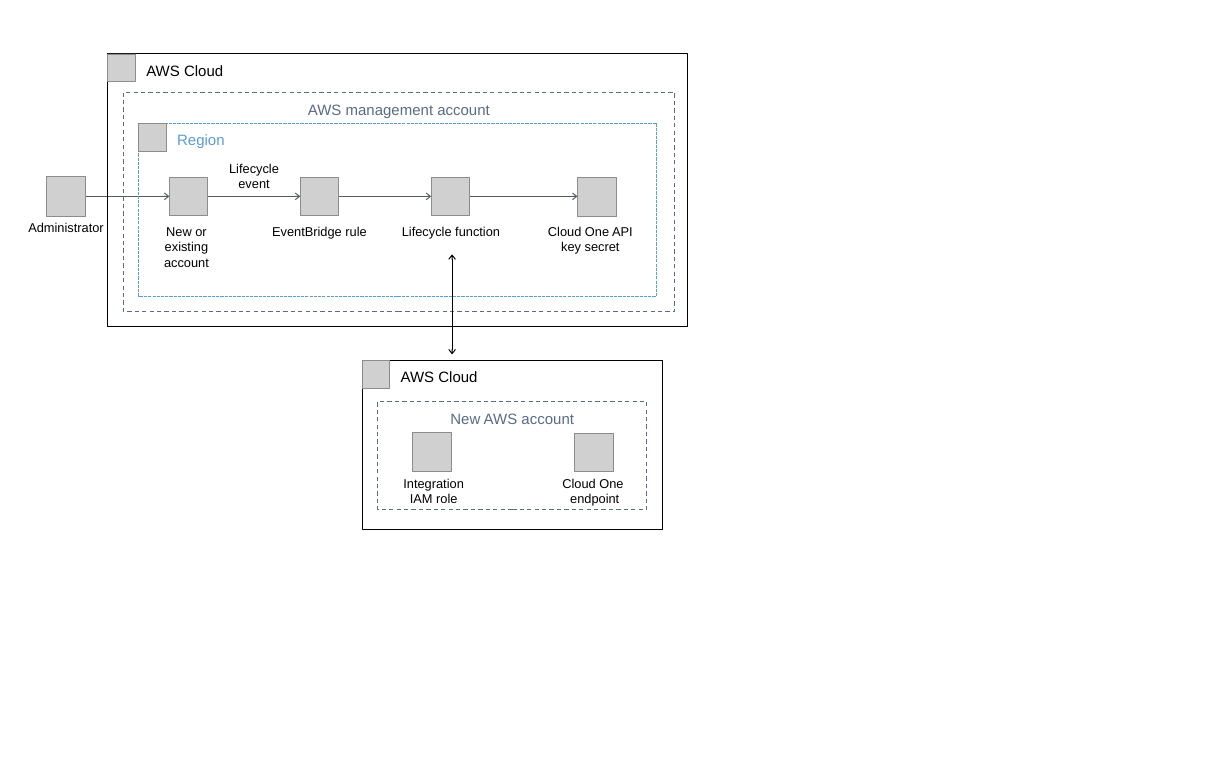
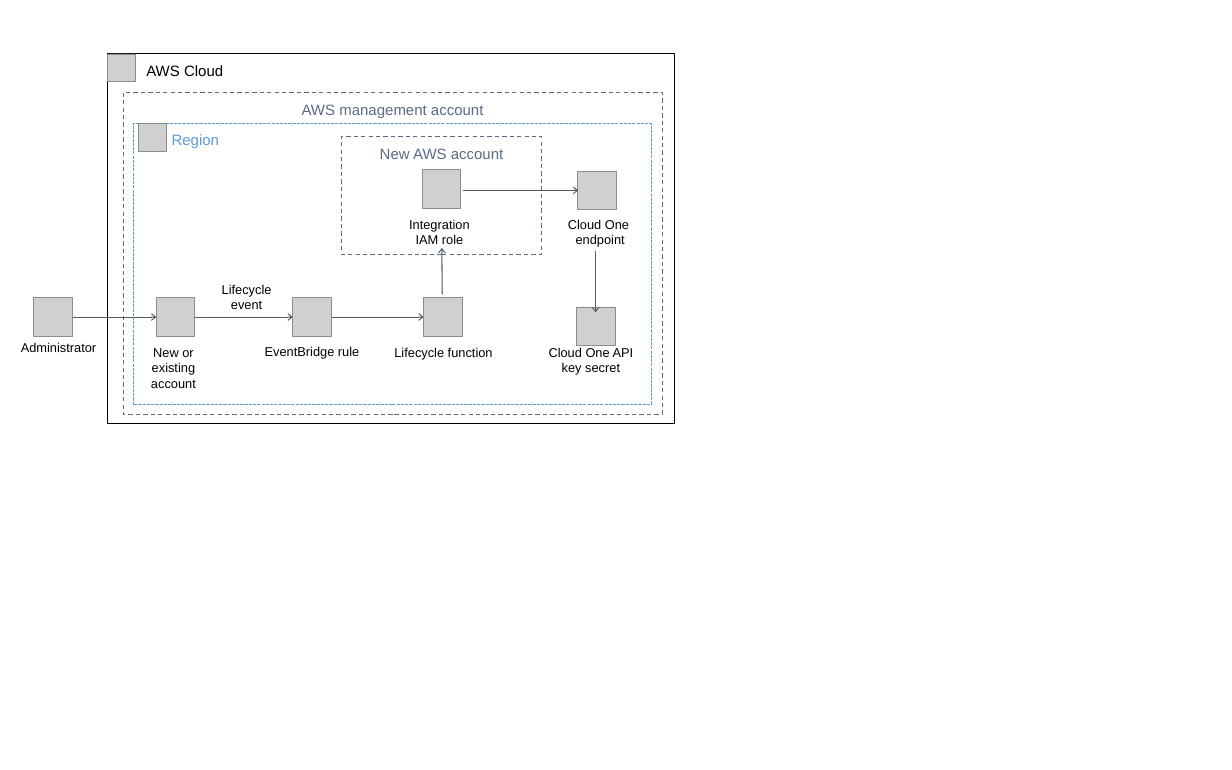
Before and after one commit to aws-quickstart/quickstart-ct-trend-micro-cloud-one-conformity, a slide deck: slide 1 of docs/images/cloud-one-conformity-architecture-diagram.pptx. Drawn at 1232x770 pixels with LibreOffice and Linux fonts; fonts in the diff are those of the drawing; grey boxes stand for pictures. Boxes give left, top, right and bottom in pixels: in the first picture for what was removed or moved away, otherwise in the second. Text is boxed around its words. In the diff, an @@ line names an element or a change of style, - is before the commit and + after.

```diff
--- a/docs/images/cloud-one-conformity-architecture-diagram.pptx
+++ b/docs/images/cloud-one-conformity-architecture-diagram.pptx
@@ rectangle "AWS Cloud": place and size @@
-rectangle "AWS Cloud" at (108, 54, 688, 326)
+rectangle "AWS Cloud" at (108, 54, 675, 424)
@@ rectangle "AWS management account": place and size @@
-rectangle "AWS management account" at (123, 92, 675, 311)
+rectangle "AWS management account" at (123, 92, 662, 414)
@@ rectangle "Region": place and size @@
-rectangle "Region" at (139, 123, 657, 296)
+rectangle "Region" at (133, 123, 651, 405)
@@ rectangle "New AWS account": place and size @@
-rectangle "New AWS account" at (377, 402, 647, 510)
+rectangle "New AWS account" at (341, 136, 541, 254)
@@ picture: place and size @@
-picture at (413, 433, 451, 471)
+picture at (422, 169, 460, 208)
@@ picture: place and size @@
-picture at (574, 434, 613, 472)
+picture at (578, 171, 616, 209)
@@ arrow moved from (470, 196) - (578, 196) to (463, 190) - (578, 190) @@
@@ text "Integration IAM role": place and size @@
-text "Integration IAM role" at (403, 478, 464, 503)
+text "Integration IAM role" at (409, 219, 470, 244)
@@ text "Cloud One": place and size @@
-text "Cloud One" at (562, 478, 623, 506)
+text "Cloud One" at (568, 219, 629, 247)
@@ double arrow moved from (452, 354) - (452, 254) to (442, 294) - (442, 248) @@
@@ double arrow (442, 294) - (442, 248): double arrow to arrow; stroke #000000 1 pt to #545B64 1 pt @@
@@ arrow added from (595, 251) to (595, 313), #545B64 1 pt @@
@@ 3 texts, 2 arrows: place and size @@
-3 texts, 2 arrows at (28, 163, 431, 238)
+3 texts, 2 arrows at (21, 284, 424, 359)
@@ arrow moved from (208, 196) - (300, 196) to (195, 317) - (293, 317) @@
@@ picture: place and size @@
-picture at (578, 178, 616, 216)
+picture at (577, 307, 615, 346)
@@ 2 pictures, 1 text: place and size @@
-2 pictures, 1 text at (46, 176, 209, 267)
+2 pictures, 1 text at (33, 297, 196, 388)
@@ 2 pictures, 1 text: place and size @@
-2 pictures, 1 text at (300, 177, 500, 239)
+2 pictures, 1 text at (293, 298, 493, 359)
@@ text "Cloud One API key secret": place and size @@
-text "Cloud One API key secret" at (548, 226, 633, 254)
+text "Cloud One API key secret" at (549, 347, 634, 375)
@@ rectangle removed at (362, 360, 662, 530) @@
-AWS Cloud
@@ picture removed at (362, 360, 390, 388) @@
```
Also in this commit, not shown: 2 other files.
